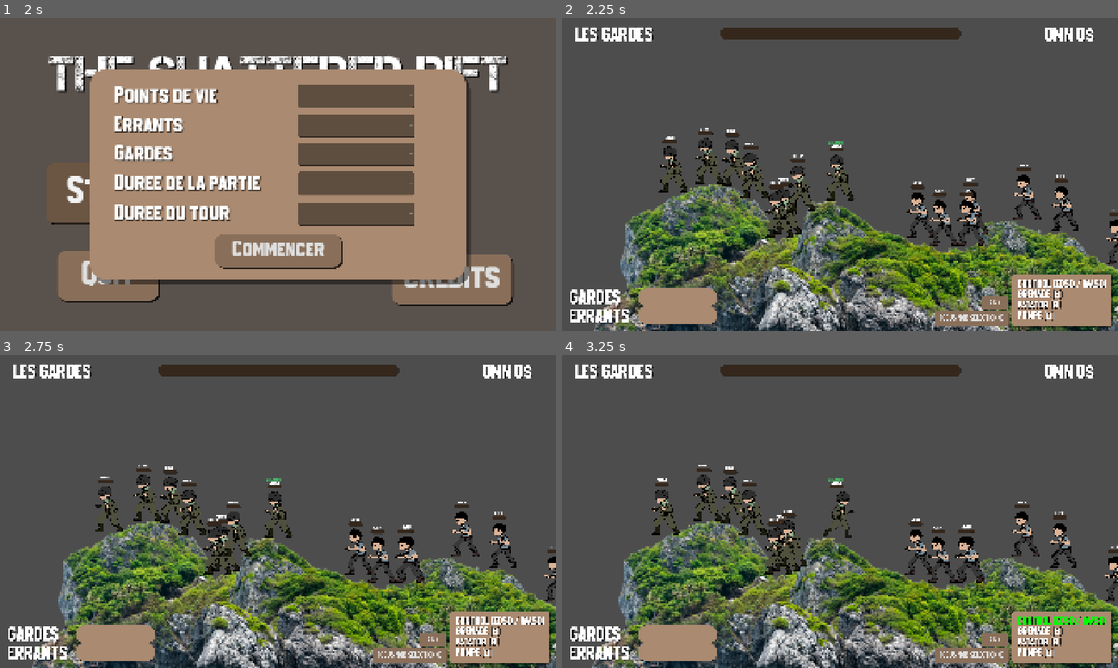
Above: before the commit, frames 1-4 (two rows, left to right).
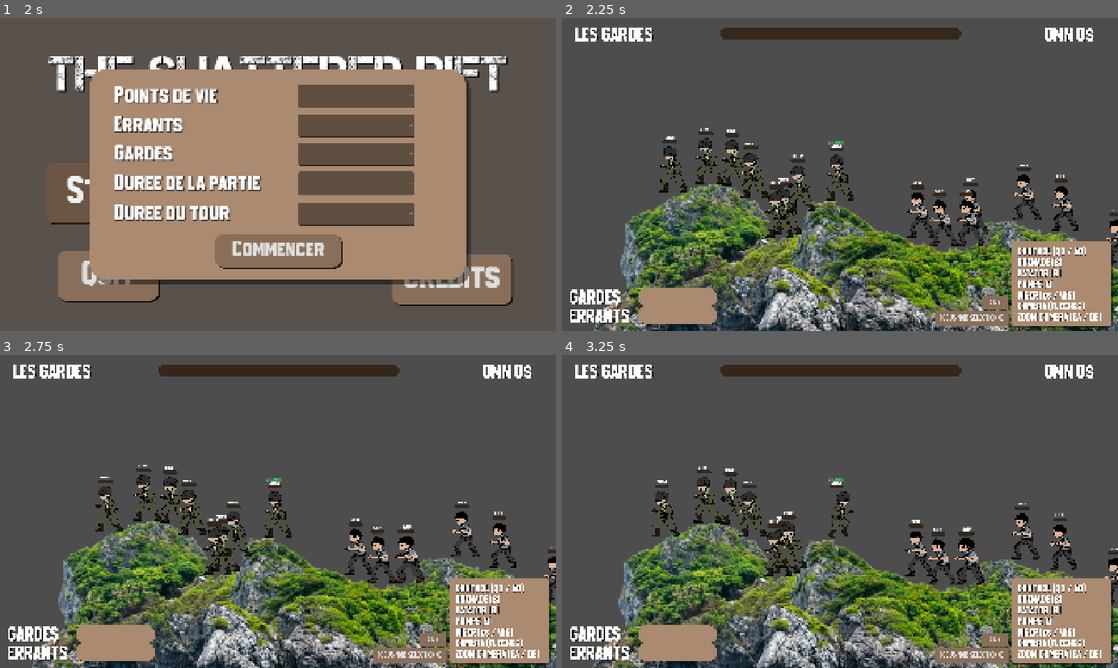
Above: after the commit, the same moments.

Repository: t0qen/baudo-game-jam-autumn
Game: Godot game, scene res://scenes/intro.tscn
Same seed, same stepped clock (60 frames per second), same inputs: the game is played once before the commit and once after it. The engine's default icon, where the game draws it, is replaced by a stand-in: a white triangle on a blue panel in a dark square. Sound files missing from this copy of the repository are replaced by a short silence.
Inputs:
- Up to frame 1 (2 s): click "OK, JOUER" at 0.5 s; click "Start" at 1.25 s
- Up to frame 2 (2.25 s): click "Commencer" at 2 s
- Up to frame 3 (2.75 s): no input
- Up to frame 4 (3.25 s): hold D (right) from 2.78 s (still down); tap 0 (pompe) at 2.85 s; tap Space (jump, bound only after the commit) at 3.02 s

Frame 1 is identical in both runs. In frame 2, 3.0% of the frame differs, in the area x 80-100%, y 71-97%; in frame 3, 3.0%; in frame 4, 21%, in the area x 5-100%, y 35-100%.
Error after the commit: Invalid assignment of property or key 'modulate' with value of type 'Color' on a base object of type 'null instance'. (res://scripts/main.gd:103)

Commit message:
rectification touches

Diff:
--- a/project.godot
+++ b/project.godot
@@ -46,8 +46,8 @@
 
 jump={
 "deadzone": 0.2,
-"events": [Object(InputEventKey,"resource_local_to_scene":false,"resource_name":"","device":-1,"window_id":0,"alt_pressed":false,"shift_pressed":false,"ctrl_pressed":false,"meta_pressed":false,"pressed":false,"keycode":0,"physical_keycode":87,"key_label":0,"unicode":119,"location":0,"echo":false,"script":null)
-, Object(InputEventJoypadButton,"resource_local_to_scene":false,"resource_name":"","device":-1,"button_index":0,"pressure":0.0,"pressed":true,"script":null)
+"events": [Object(InputEventJoypadButton,"resource_local_to_scene":false,"resource_name":"","device":-1,"button_index":0,"pressure":0.0,"pressed":true,"script":null)
+, Object(InputEventKey,"resource_local_to_scene":false,"resource_name":"","device":-1,"window_id":0,"alt_pressed":false,"shift_pressed":false,"ctrl_pressed":false,"meta_pressed":false,"pressed":false,"keycode":0,"physical_keycode":32,"key_label":0,"unicode":32,"location":0,"echo":false,"script":null)
 ]
 }
 left={
@@ -88,50 +88,50 @@
 }
 aim_left={
 "deadzone": 0.2,
-"events": [Object(InputEventKey,"resource_local_to_scene":fa …(140 unchanged characters)… d":false,"keycode":0,"physical_keycode":73,"key_label":0,"unicode":105,"location":0,"echo":false,"script":null)
+"events": [Object(InputEventKey,"resource_local_to_scene":fa …(140 unchanged characters)… d":false,"keycode":0,"physical_keycode":87,"key_label":0,"unicode":122,"location":0,"echo":false,"script":null)
 , Object(InputEventJoypadMotion,"resource_local_to_scene":false,"resource_name":"","device":-1,"axis":1,"axis_value":-1.0,"script":null)
 ]
 }
 aim_right={
 "deadzone": 0.2,
-"events": [Object(InputEventJoypadMotion,"resource_local_to_scene":false,"resource_name":"","device":-1,"axis":1,"axis_value":1.0,"script":null)
+"events": [Object(InputEventKey,"resource_local_to_scene":false,"resource_name":"","device":-1,"window_id":0,"alt_pressed":false,"shift_pressed":false,"ctrl_pressed":false,"meta_pressed":false,"pressed":false,"keycode":0,"physical_keycode":83,"key_label":0,"unicode":115,"location":0,"echo":false,"script":null)
 , Object(InputEventKey,"resource_local_to_scene":false,"resource_name":"","device":-1,"window_id":0,"alt_pressed":false …(183 unchanged characters)…
 ]
 }
 camera_left={
 "deadzone": 0.2,
-"events": [Object(InputEventKey,"resource_local_to_scene":false,"resource_name":"","device":-1,"window_id":0,"alt_pressed":false,"shift_pressed":false,"ctrl_pressed":false,"meta_pressed":false,"pressed":false,"keycode":0,"physical_keycode":72,"key_label":0,"unicode":104,"location":0,"echo":false,"script":null)
-, Object(InputEventJoypadMotion,"resource_local_to_scene":false,"resource_name":"","device":-1,"axis":2,"axis_value":-1.0,"script":null)
+"events": [Object(InputEventJoypadMotion,"resource_local_to_scene":false,"resource_name":"","device":-1,"axis":2,"axis_value":-1.0,"script":null)
+, Object(InputEventKey,"resource_local_to_scene":false,"resource_name":"","device":-1,"window_id":0,"alt_pressed":false,"shift_pressed":false,"ctrl_pressed":false,"meta_pressed":false,"pressed":false,"keycode":0,"physical_keycode":4194319,"key_label":0,"unicode":0,"location":0,"echo":false,"script":null)
 ]
 }
 camera_right={
 "deadzone": 0.2,
-"events": [Object(InputEventKey,"resource_local_to_scene":false,"resource_name":"","device":-1,"window_id":0,"alt_pressed":false,"shift_pressed":false,"ctrl_pressed":false,"meta_pressed":false,"pressed":false,"keycode":0,"physical_keycode":75,"key_label":0,"unicode":107,"location":0,"echo":false,"script":null)
-, Object(InputEventJoypadMotion,"resource_local_to_scene":false,"resource_name":"","device":-1,"axis":2,"axis_value":1.0,"script":null)
+"events": [Object(InputEventJoypadMotion,"resource_local_to_scene":false,"resource_name":"","device":-1,"axis":2,"axis_value":1.0,"script":null)
+, Object(InputEventKey,"resource_local_to_scene":false,"resource_name":"","device":-1,"window_id":0,"alt_pressed":false,"shift_pressed":false,"ctrl_pressed":false,"meta_pressed":false,"pressed":false,"keycode":0,"physical_keycode":4194321,"key_label":0,"unicode":0,"location":0,"echo":false,"script":null)
 ]
 }
 camera_up={
 "deadzone": 0.2,
-"events": [Object(InputEventKey,"resource_local_to_scene":false,"resource_name":"","device":-1,"window_id":0,"alt_pressed":false,"shift_pressed":false,"ctrl_pressed":false,"meta_pressed":false,"pressed":false,"keycode":0,"physical_keycode":85,"key_label":0,"unicode":117,"location":0,"echo":false,"script":null)
-, Object(InputEventJoypadMotion,"resource_local_to_scene":false,"resource_name":"","device":-1,"axis":3,"axis_value":-1.0,"script":null)
+"events": [Object(InputEventJoypadMotion,"resource_local_to_scene":false,"resource_name":"","device":-1,"axis":3,"axis_value":-1.0,"script":null)
+, Object(InputEventKey,"resource_local_to_scene":false,"resource_name":"","device":-1,"window_id":0,"alt_pressed":false,"shift_pressed":false,"ctrl_pressed":false,"meta_pressed":false,"pressed":false,"keycode":0,"physical_keycode":4194320,"key_label":0,"unicode":0,"location":0,"echo":false,"script":null)
 ]
 }
 camera_down={
 "deadzone": 0.2,
-"events": [Object(InputEventKey,"resource_local_to_scene":false,"resource_name":"","device":-1,"window_id":0,"alt_pressed":false,"shift_pressed":false,"ctrl_pressed":false,"meta_pressed":false,"pressed":false,"keycode":0,"physical_keycode":74,"key_label":0,"unicode":106,"location":0,"echo":false,"script":null)
-, Object(InputEventJoypadMotion,"resource_local_to_scene":false,"resource_name":"","device":-1,"axis":3,"axis_value":1.0,"script":null)
+"events": [Object(InputEventJoypadMotion,"resource_local_to_scene":false,"resource_name":"","device":-1,"axis":3,"axis_value":1.0,"script":null)
+, Object(InputEventKey,"resource_local_to_scene":false,"resource_name":"","device":-1,"window_id":0,"alt_pressed":false,"shift_pressed":false,"ctrl_pressed":false,"meta_pressed":false,"pressed":false,"keycode":0,"physical_keycode":4194322,"key_label":0,"unicode":0,"location":0,"echo":false,"script":null)
 ]
 }
 camera_zoom_up={
 "deadzone": 0.2,
 "events": [Object(InputEventJoypadButton,"resource_local_to_scene":false,"resource_name":"","device":-1,"button_index":11,"pressure":0.0,"pressed":true,"script":null)
-, Object(InputEventKey,"resource_local_to_scene":false,"reso …(131 unchanged characters)… d":false,"keycode":0,"physical_keycode":82,"key_label":0,"unicode":114,"location":0,"echo":false,"script":null)
+, Object(InputEventKey,"resource_local_to_scene":false,"reso …(131 unchanged characters)… d":false,"keycode":0,"physical_keycode":69,"key_label":0,"unicode":101,"location":0,"echo":false,"script":null)
 ]
 }
 camera_zoom_down={
 "deadzone": 0.2,
 "events": [Object(InputEventJoypadButton,"resource_local_to_scene":false,"resource_name":"","device":-1,"button_index":12,"pressure":0.0,"pressed":true,"script":null)
-, Object(InputEventKey,"resource_local_to_scene":false,"reso …(131 unchanged characters)… d":false,"keycode":0,"physical_keycode":69,"key_label":0,"unicode":101,"location":0,"echo":false,"script":null)
+, Object(InputEventKey,"resource_local_to_scene":false,"reso …(131 unchanged characters)… d":false,"keycode":0,"physical_keycode":81,"key_label":0,"unicode":97,"location":0,"echo":false,"script":null)
 ]
 }
 camera_focus={
--- a/scenes/main.tscn
+++ b/scenes/main.tscn
@@ -310,20 +310,10 @@
 [node name="armes" type="Panel" parent="CanvasLayer/UI"]
 layout_mode = 0
 offset_left = 7770.0
-offset_top = 4421.0
+offset_top = 3859.9998
 offset_right = 9490.0
 offset_bottom = 5323.0
 theme = ExtResource("7_85g3d")
-
-[node name="pompe" type="Label" parent="CanvasLayer/UI/armes"]
-layout_mode = 0
-offset_left = 90.00012
-offset_top = 638.9999
-offset_right = 2310.0
-offset_bottom = 838.9999
-theme = ExtResource("7_85g3d")
-text = "POMPE (0)"
-label_settings = SubResource("LabelSettings_choun")
 
 [node name="control" type="Label" parent="CanvasLayer/UI/armes"]
 layout_mode = 0
@@ -332,27 +322,13 @@
 offset_right = 2310.0
 offset_bottom = 288.99988
 theme = ExtResource("7_85g3d")
-text = "CONTROL (ZQSD / WASD)"
-label_settings = SubResource("LabelSettings_choun")
-
-[node name="patator" type="Label" parent="CanvasLayer/UI/armes"]
-layout_mode = 0
-offset_left = 90.00012
-offset_top = 449.99988
-offset_right = 2310.0
-offset_bottom = 649.9999
-theme = ExtResource("7_85g3d")
-text = "PATATOR (9)"
-label_settings = SubResource("LabelSettings_choun")
-
-[node name="grenade" type="Label" parent="CanvasLayer/UI/armes"]
-layout_mode = 0
-offset_left = 96.00012
-offset_top = 265.99988
-offset_right = 2316.0
-offset_bottom = 465.99988
-theme = ExtResource("7_85g3d")
-text = "GRENADE (8)"
+text = "CONTROL (QD / AD)
+GRENADE (8)
+PATATOR (9)
+POMPE (0)
+VISER (zs / WS)
+CAMERA (fleches)
+ZOOM CAMERA (EA / QE)"
 label_settings = SubResource("LabelSettings_choun")
 
 [node name="focus" type="Button" parent="CanvasLayer/UI"]
